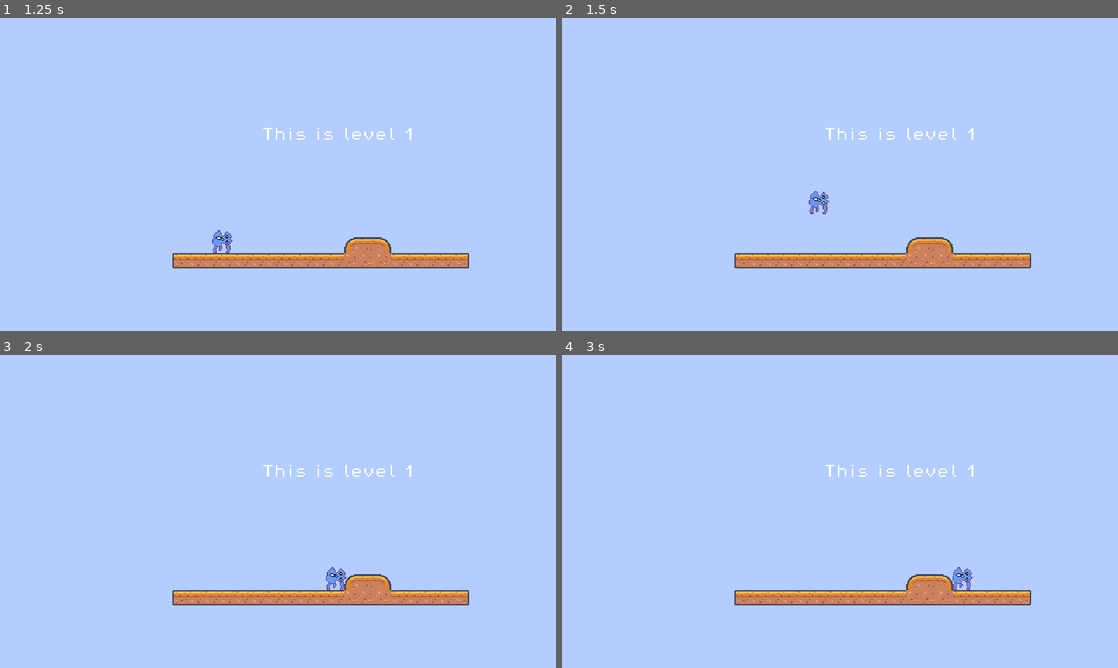
Above: before the commit, frames 1-4 (two rows, left to right).
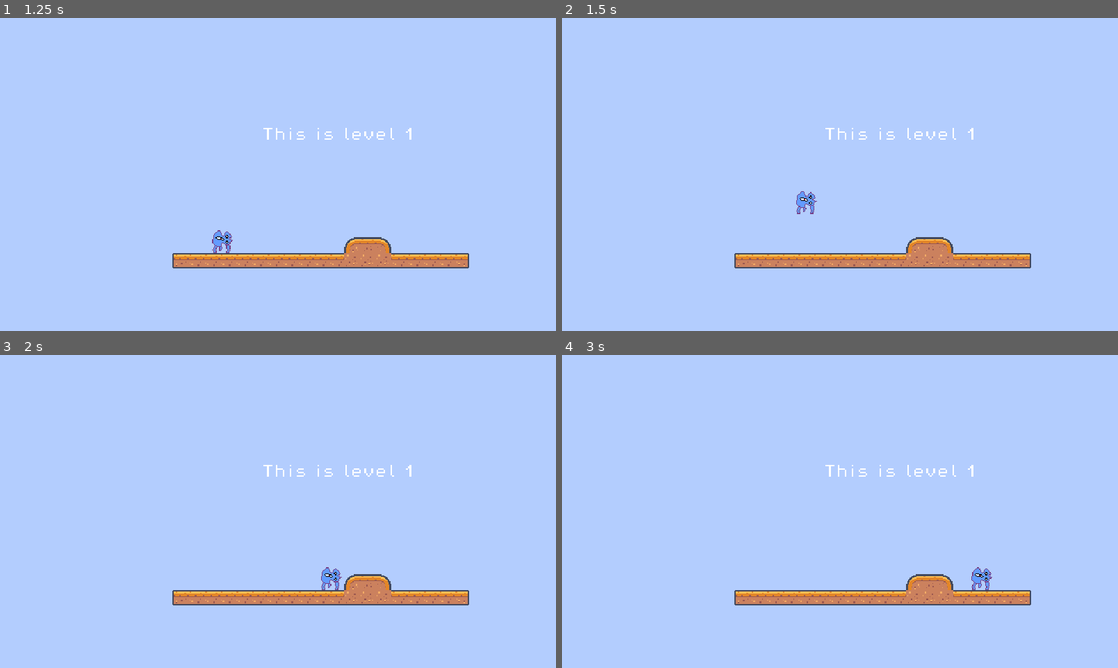
Above: after the commit, the same moments.

Repository: yndajas/ludum-dare-54
Game: Godot game, scene res://scenes/main_menu.tscn
Two runs of this game, one before a commit and one after it. Both use one fixed random seed, a clock stepped at 60 frames per second and the inputs below.
Inputs:
- Up to frame 1 (1.25 s): click "Start game" at 0.5 s
- Up to frame 2 (1.5 s): tap Enter (ui_accept) at 1.25 s; hold Right (ui_right) from 1.28 s (still down)
- Up to frame 3 (2 s): keep holding Right (ui_right); tap Enter (ui_accept) at 1.52 s
- Up to frame 4 (3 s): tap Enter (ui_accept) at 2.27 s; release Right (ui_right) at 2.78 s; hold Left (ui_left) from 2.78 s (still down)

Frame 1 is identical in both runs. In frame 2, 0.3% of the frame differs, in the area x 42-49%, y 55-63%; in frame 3, 0.2%; in frame 4, 0.3%, in the area x 70-78%, y 67-76%.

Commit message:
Refine player acceleration and deceleration

Diff:
--- a/scenes/player.gd
+++ b/scenes/player.gd
@@ -21,8 +21,9 @@
 	# As good practice, you should replace UI actions with custom gameplay actions.
 	var direction := Input.get_axis("ui_left", "ui_right")
 	if direction:
-		velocity.x = direction * SPEED
+		var target_velocity_x = direction * SPEED
+		velocity.x = move_toward(velocity.x, target_velocity_x, SPEED / 10)
 	else:
-		velocity.x = move_toward(velocity.x, 0, SPEED)
+		velocity.x = move_toward(velocity.x, 0, SPEED / 2)
 
 	move_and_slide()
